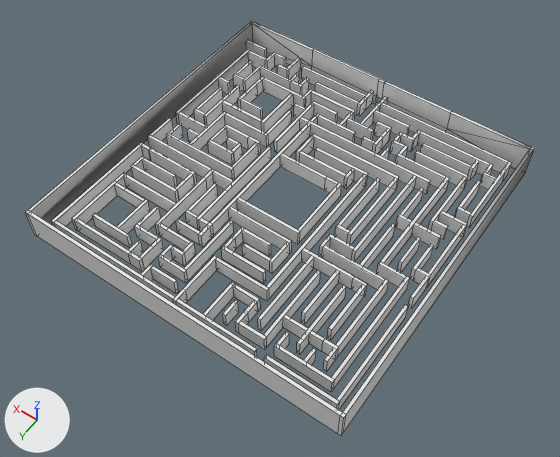
Renders of the FBX model bachelor/Assets/Prefabs/Models/Scene_Maze_moving.fbx from each side of a commit.
Rendered twice from a camera (50 mm lens) standing at (-82.2, 119.1, 172.7) and looking at (-2.9, 8.2, -1.6). Every picture has the same lights, and +X, +Y and +Z are marked at lower left. Mesh edges are drawn as thin lines. Vertices at the same position are counted once.

In view in the first picture: 'Walls'.
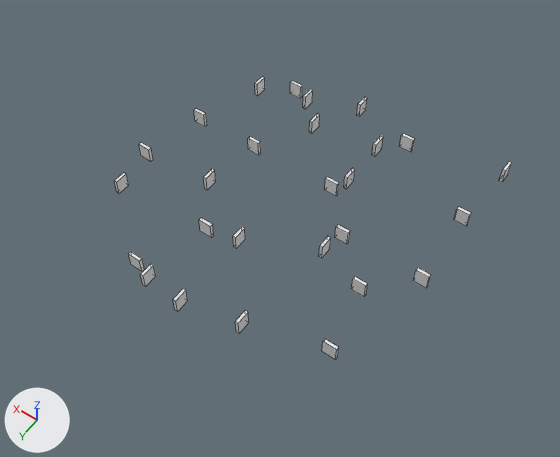
Boxes [x1, y1, x2, y2] around the edits, measured in the pictures (560 x 457 px):
'Walls', hidden
    before: [26, 21, 535, 436]
part 1 of me_cube_000, deleted
    before: [26, 21, 535, 436]
part 2 of me_cube_000, cut back
    before: [191, 153, 342, 245]
part 3 of me_cube_000, deleted
    before: [248, 51, 286, 68]
part 4 of me_cube_000, cut back
    before: [233, 284, 260, 322]

Edits to the bpy script that builds the scene:
```text
Change me_cube_000:
    used by ob_walls; location = (0.0, 0.0, 0.0)
    remove me_cube_000.from_pydata(...)  # 1162 vertices, 998 faces; spans x -51.0..51.0, y -51.0..51.0, z -0.1..10.0
    add me_cube_000.from_pydata(...)  # 1083 vertices, 916 faces; spans x -47.0..50.0, y -50.0..47.0, z 0.0..5.0
    me_cube_000 part 1: the loose piece of 56 vertices spanning x -51.0..51.0, y -51.0..51.0, z -0.1..10.0 is deleted
    me_cube_000 part 2: 21 vertices removed from x -11.0..22.0, y -11.0..22.0, z -0.1..5.0; 5 vertices added at x 11.0..18.0, y -11.0..22.0, z 0.0..5.0
    me_cube_000 part 3: 5 vertices removed from x 38.0..43.0, y -47.0..-31.0, z 0.0..5.0
    me_cube_000 part 4: 3 vertices removed from x -15.0, y 35.0, z -0.1..5.0; 1 vertex added at x -15.0, y 35.0, z 0.0
Change ob_walls:
    add ob_walls.hide_viewport = True
```
